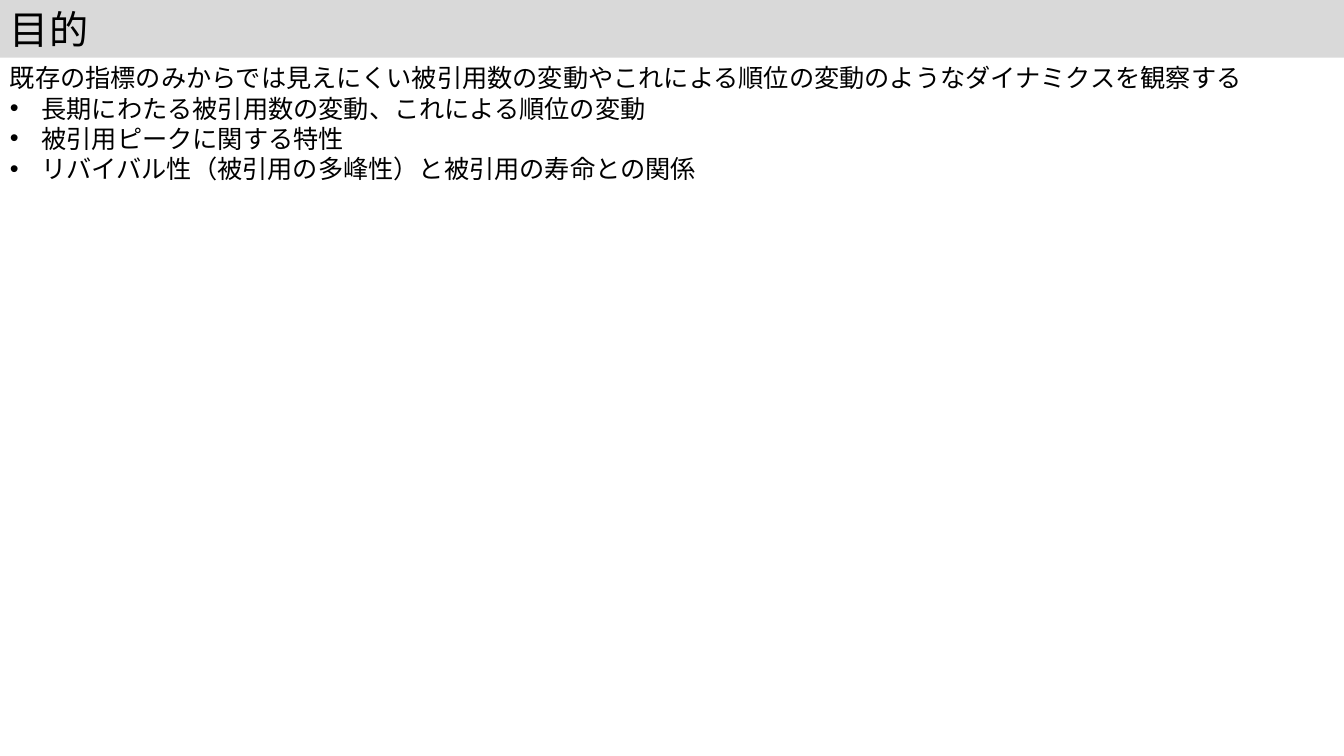
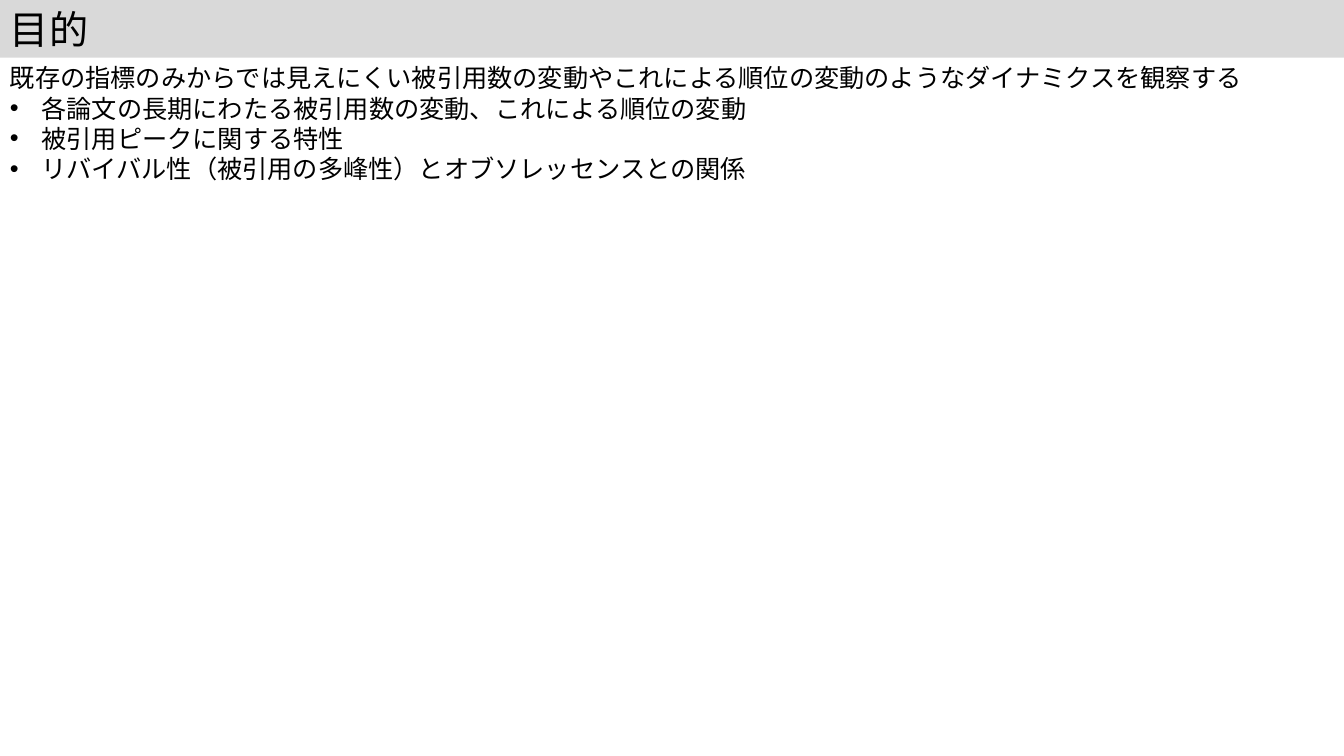
Before and after one commit to kouamano/pubmed-analysis, a slide deck: slide 3 of 202312/MIS41.pptx. Drawn at 1344x756 pixels with LibreOffice and Linux fonts; fonts in the diff are those of the drawing. Boxes give left, top, right and bottom in pixels: in the first picture for what was removed or moved away, otherwise in the second. Text is boxed around its words. In the diff, an @@ line names an element or a change of style, - is before the commit and + after.

Commit message:
add

```diff
--- a/202312/MIS41.pptx
+++ b/202312/MIS41.pptx
@@ text at [41, 96, 746, 120]: text changed @@
-• 長期にわたる被引用数の変動、これによる順位の変動
+• 各論文の長期にわたる被引用数の変動、これによる順位の変動
@@ text at [41, 156, 745, 181]: text changed @@
-• リバイバル性（被引用の多峰性）と被引用の寿命との関係
+• リバイバル性（被引用の多峰性）とオブソレッセンスとの関係
```
